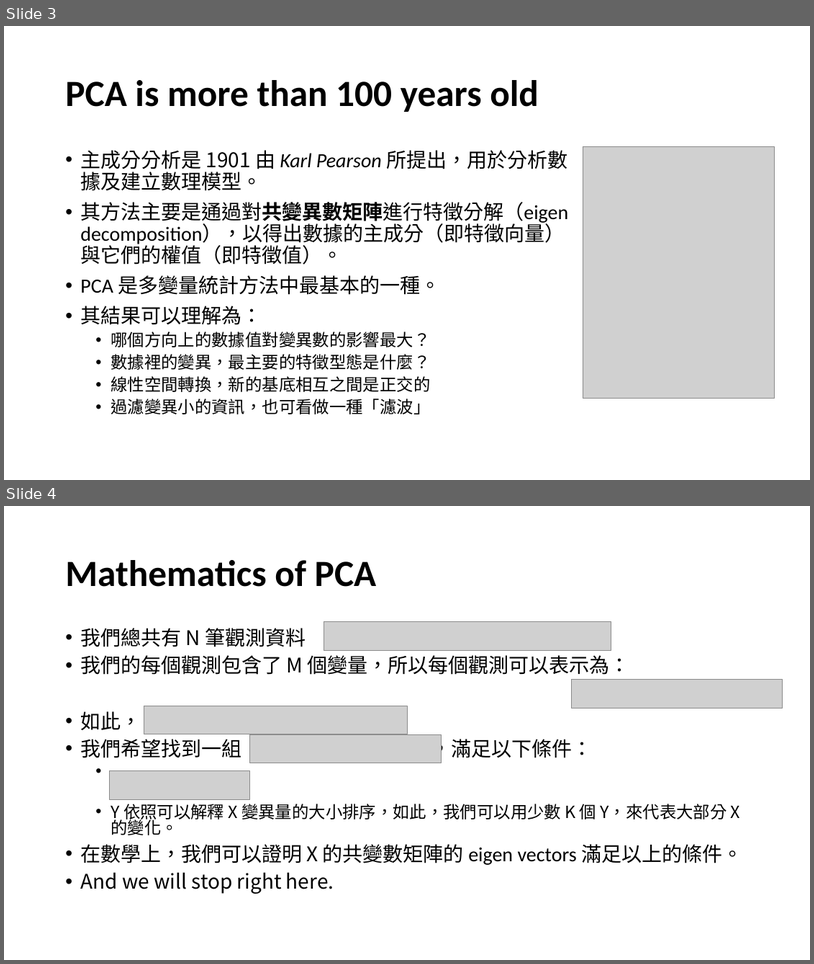
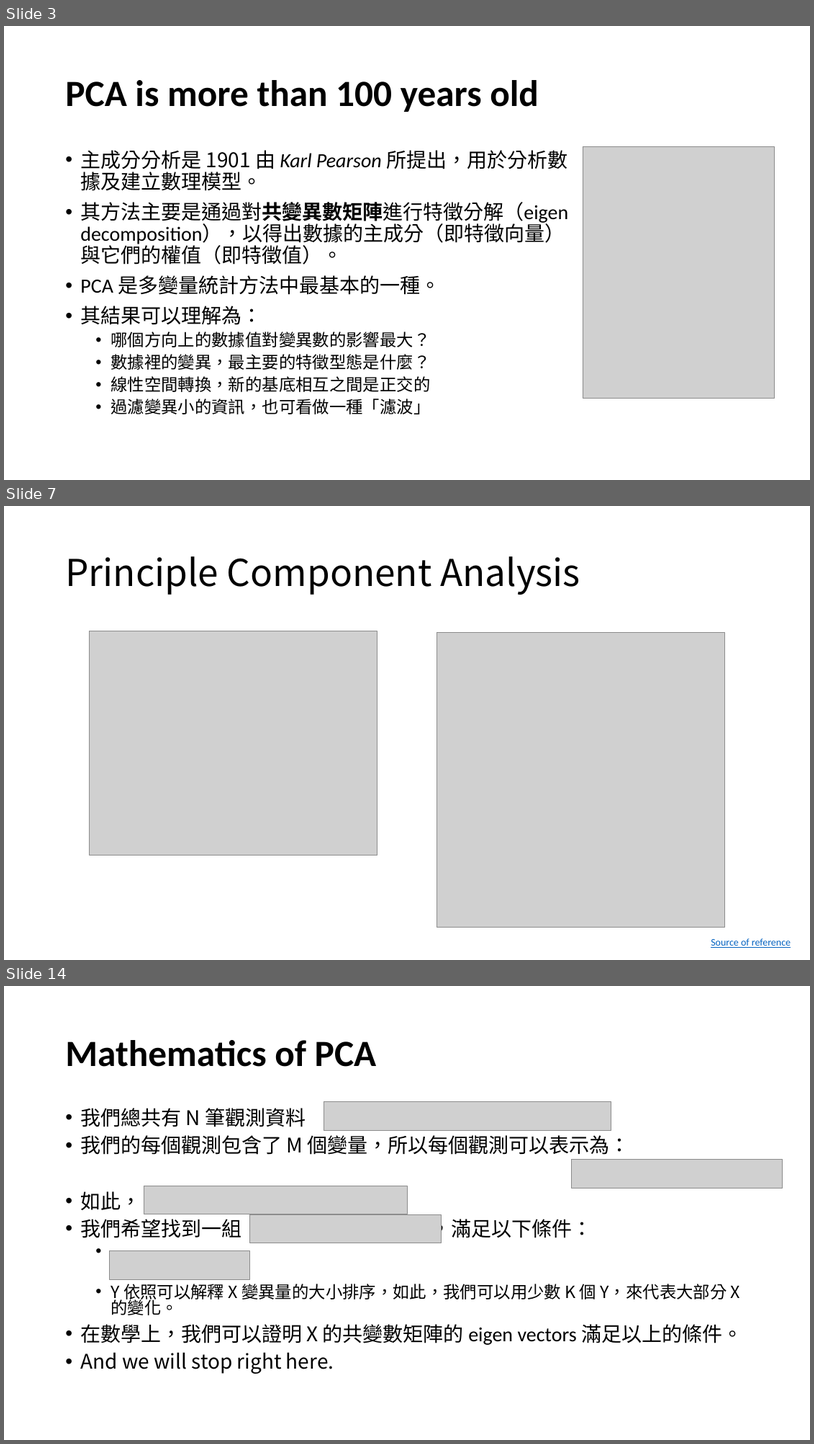
Before and after one commit to tingsyo/course_2020Q3_representation_learning, a slide deck: notebooks/02_PCA_andits_variations.pptx. Shown one above the other, each under a label of ours: slides 3 and 4 before the commit, slides 3, 7 and 14 after it; the slides between them are not shown. The pictures are 814x964 and 814x1444 pixels, drawn with LibreOffice and Linux fonts; fonts in the diff are those of the drawing; grey boxes stand for pictures. Boxes give left, top, right and bottom in pixels: in the first picture for what was removed or moved away, otherwise in the second. Text is boxed around its words. In the diff, an @@ line names an element or a change of style, - is before the commit and + after.

```diff
--- a/notebooks/02_PCA_andits_variations.pptx
+++ b/notebooks/02_PCA_andits_variations.pptx
@@ slide 7 added at [4,506,810,960], background #FFFFFF @@
@@ title added at [65,556,581,595], 44 pt, text #000000 @@
+Principle Component Analysis
@@ picture added at [89,631,377,855] @@
@@ picture added at [437,633,725,927] @@
@@ text added at [711,938,791,947], 12 pt, text #0563C1, underline @@
+Source of reference
@@ what was slide 4 is now slide 14 @@
```
Also in this commit, not shown: 12 other slides added, 1 slide removed, 4 other files.
